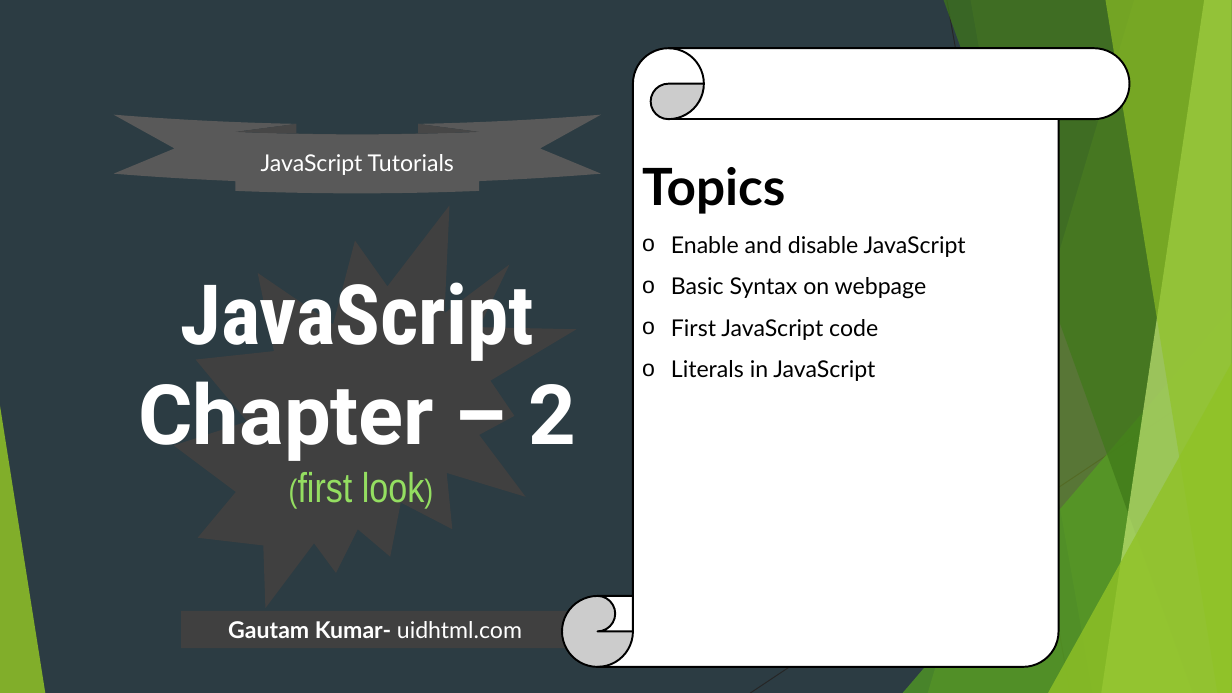
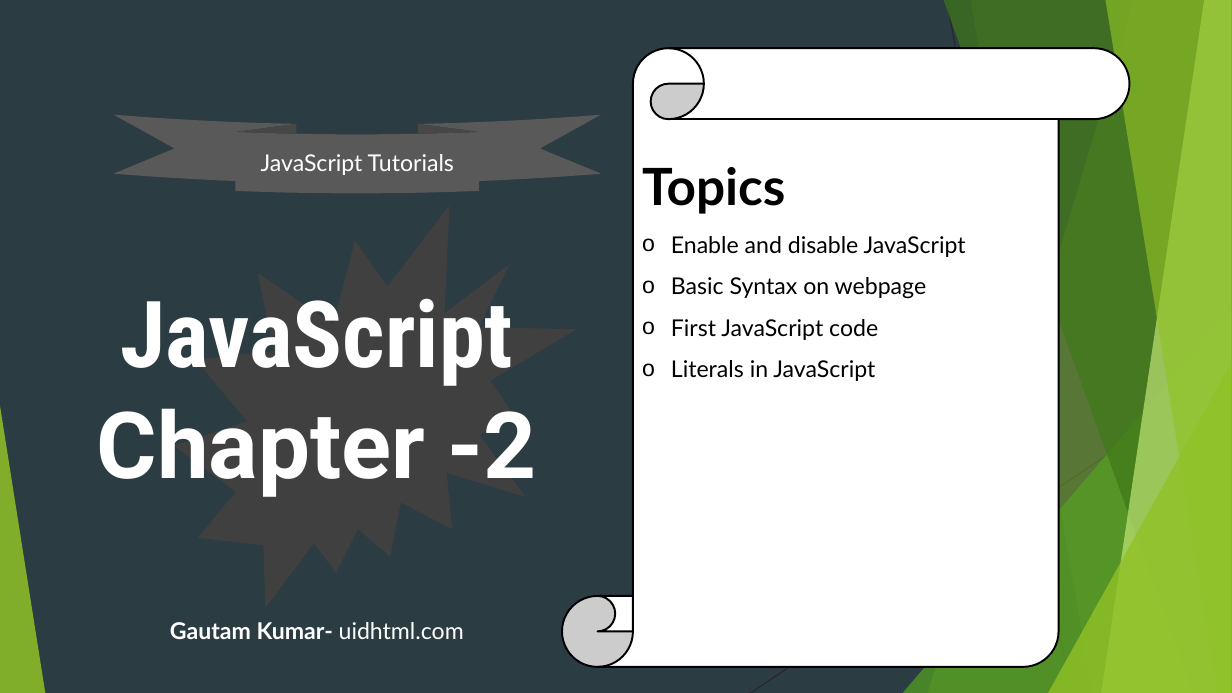
Before and after one commit to uidhtml/javascript-tutorials, a slide deck: slide 12 of Javascript Tutorials.pptx. Drawn at 1232x693 pixels with LibreOffice and Linux fonts; fonts in the diff are those of the drawing. Boxes give left, top, right and bottom in pixels: in the first picture for what was removed or moved away, otherwise in the second. Text is boxed around its words. In the diff, an @@ line names an element or a change of style, - is before the commit and + after.

Commit message:
Updated ppt

```diff
--- a/Javascript Tutorials.pptx
+++ b/Javascript Tutorials.pptx
@@ text at box(97, 298, 537, 497): text changed; size 64.8 to 72 pt; font Arial Narrow to Roboto Condensed @@
-JavaScript
-Chapter – 2
-(first look)
+JavaScript
+Chapter -2
@@ text "Gautam Kumar- uidhtml.com": place and size @@
-text "Gautam Kumar- uidhtml.com" at box(181, 611, 569, 648)
+text "Gautam Kumar- uidhtml.com" at box(170, 622, 464, 639)
@@ text "Gautam Kumar- uidhtml.com" at box(170, 622, 464, 639): fill #404040 to none @@
```
Also in this commit, not shown: 4 other slides changed.
